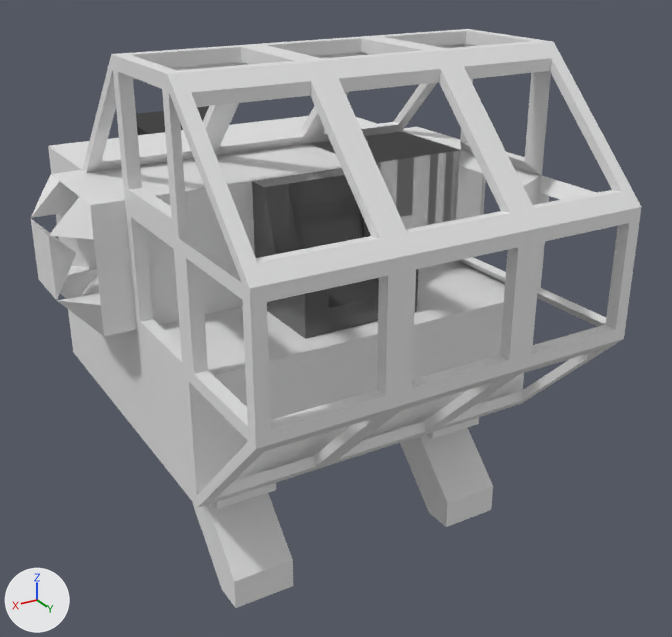
An edit to the glTF model dist/Model/ship.glb, drawn before and after from the same camera.
Both versions are drawn from a 50 mm camera at (3.51, 5.75, 2.83) aimed at (-0.32, -0.63, -0.36). Lighting does not change. The marker at lower left points along +X, +Y and +Z. Where no turn or scale is listed for an object, it has been applied to the vertices. Vertices at the same position are counted once.
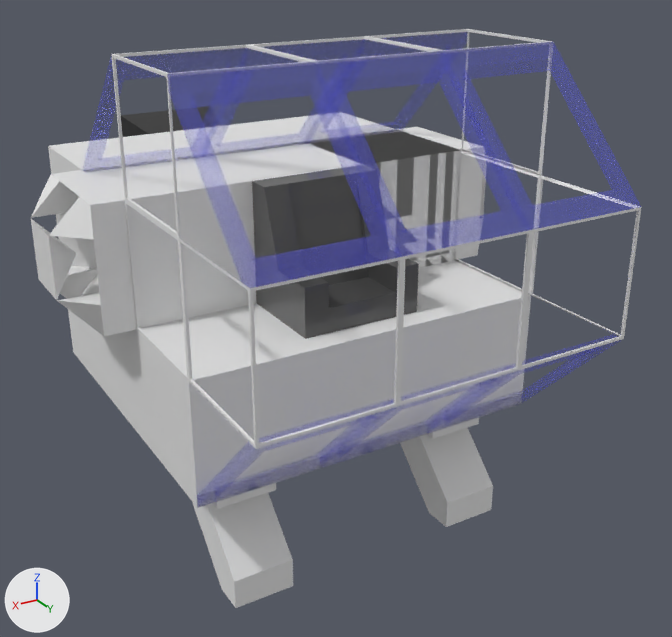
The change, as a diff of the scene's bpy script:
```diff
--- a/dist/Model/ship.glb.py
+++ b/dist/Model/ship.glb.py
@@ mat_glass @@
+mat_glass = principled_material('Glass')
+mat_glass.base_color = (0.0961, 0.101, 0.8)  # blue #5759e7
+mat_glass.alpha = 0.2
@@ me_cube_001 @@
 me_cube_001.from_pydata(...)  # 24 vertices, 48 faces; spans x -1.0..1.0, y -1.0..1.0, z -1.0..1.0
+me_cube_001.materials.append(mat_glass)  # blue #5759e7
@@ me_plane_003 @@
 me_plane_003.from_pydata(...)  # 18 vertices, 36 faces; spans x -1.0..1.0, y -1.0..1.0, z -0.2..0.0
 # used by ob_plane_003; location = (0.0, 1.5, 0.5); rotation_euler = (-1.571, 0.0, 0.0), in degrees (-90, 0, 0); scale = (0.5, 0.5, 0.5)
-me_plane_003.vertices[6].co = (-0.8, -0.8, 0.0)  # pixel (518, 247)
-me_plane_003.vertices[7].co = (-0.8, 0.8, 0.0)  # pixel (509, 360)
-me_plane_003.vertices[8].co = (0.4, 0.8, 0.0)  # pixel (437, 381)
-me_plane_003.vertices[9].co = (0.8, 0.8, -0.2)
-me_plane_003.vertices[10].co = (-0.8, 0.8, -0.2)  # pixel (499, 354)
-me_plane_003.vertices[11].co = (0.8, -0.8, -0.2)
-me_plane_003.vertices[12].co = (-0.8, -0.8, -0.2)
-me_plane_003.vertices[13].co = (0.8, -0.8, 0.0)  # pixel (416, 269)
-me_plane_003.vertices[14].co = (0.8, 0.4, 0.0)  # pixel (412, 359)
-me_plane_003.vertices[15].co = (0.8, 0.8, 0.0)  # pixel (411, 388)
-me_plane_003.vertices[16].co = (0.2, -0.8, -0.2)
-me_plane_003.vertices[17].co = (0.8, -0.4, -0.2)
+# me_plane_003 part 1
+me_plane_003.vertices[6].co = (-0.96, -0.96, 0.0)  # pixel (529, 233)
+me_plane_003.vertices[7].co = (-0.96, 0.96, 0.0)  # pixel (517, 368)
+me_plane_003.vertices[8].co = (0.4, 0.96, 0.0)  # pixel (436, 392)
+me_plane_003.vertices[9].co = (0.96, 0.96, -0.04)
+me_plane_003.vertices[10].co = (-0.96, 0.96, -0.04)  # pixel (515, 367)
+me_plane_003.vertices[11].co = (0.96, -0.96, -0.04)
+me_plane_003.vertices[12].co = (-0.96, -0.96, -0.04)
+me_plane_003.vertices[13].co = (0.96, -0.96, 0.0)  # pixel (405, 259)
+me_plane_003.vertices[14].co = (0.96, 0.4, 0.0)  # pixel (402, 362)
+me_plane_003.vertices[15].co = (0.96, 0.96, 0.0)  # pixel (401, 402)
+me_plane_003.vertices[16].co = (0.2, -0.96, -0.04)
+me_plane_003.vertices[17].co = (0.96, -0.4, -0.04)
```

Where the change shows, as pixel boxes (x1, y1, x2, y2) in the pictures (672 x 637 px; the box of a moved part takes in the faces that stretch with it):
'Cube.005', recoloured (white to blue): (167, 61, 403, 288) in both
'Cube.002', recoloured (grey to blue): (317, 51, 532, 256) in both
'Cube.008', recoloured (grey to blue): (444, 42, 641, 230) in both
'Plane.013', reshaped (8% narrower): before (111, 54, 186, 238); after (111, 54, 180, 238)
'Cube.004', recoloured: (82, 48, 248, 173) in both
'Cube.006', recoloured (grey to blue): (197, 400, 397, 508) in both
'Cube.001', recoloured: (211, 39, 365, 156) in both
'Cube.003', recoloured (grey to blue): (321, 365, 519, 468) in both
'Cube.009', recoloured (grey to blue): (429, 334, 623, 433) in both
'Cube.007', recoloured: (309, 32, 468, 143) in both
'Plane.014', reshaped: before (460, 44, 551, 175); after (461, 32, 551, 175)
'Plane.006', reshaped: before (456, 150, 542, 283); after (456, 150, 542, 295)
'Plane.007', reshaped: before (537, 176, 606, 326); after (531, 176, 620, 336)
part 1 of me_plane_003, moved or reshaped: (111, 29, 641, 449) in both
